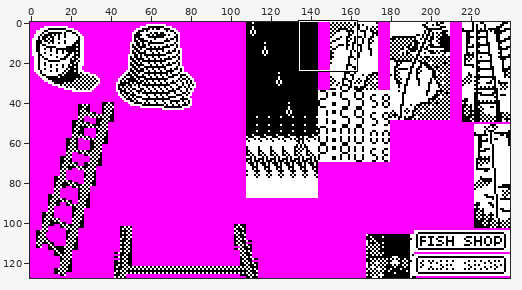
File history of a sprite sheet, data/masked_items.png. The first picture is a wide view before the edit; the outline marks the close-up.
Close-up. Before:
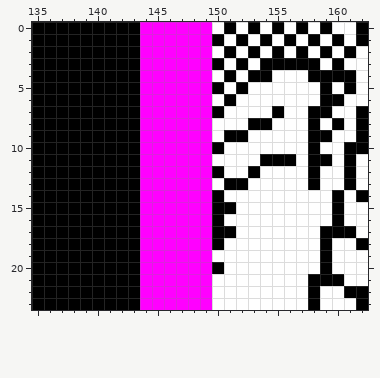
The file is 240x128 pixels. Colours within 5 levels of each other are drawn and written as one. Shown: x 135..162, y 0..23.
After the commit:
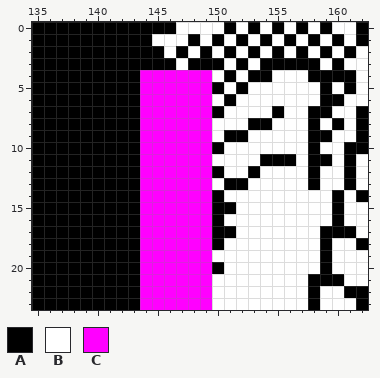
Palette (. is transparent): A #000000  B #ffffff  C #ff00ff
Change:
{"y":0,"x":144,"old":"CCCCCC","new":"AAABBB"}
{"y":1,"x":144,"old":"CCCCCC","new":"ABBBAB"}
{"y":2,"x":144,"old":"CCCCCC","new":"AABABA"}
{"y":3,"x":144,"old":"CCCCCC","new":"AAABAA"}
